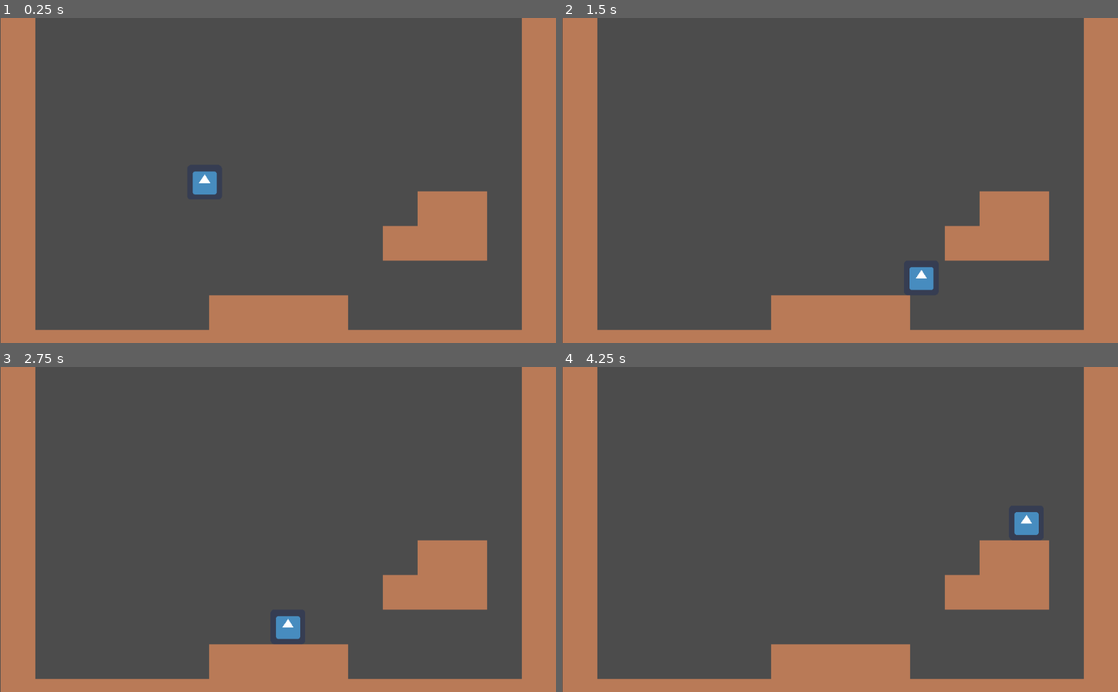
Above: before the commit, frames 1-4 (two rows, left to right).
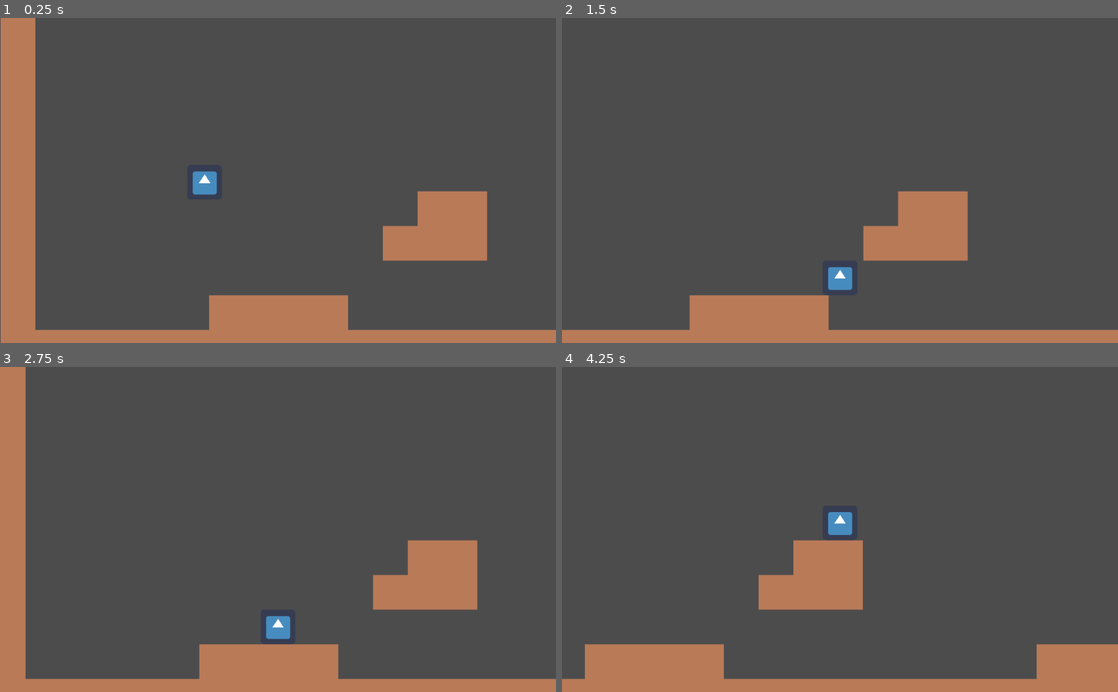
Above: after the commit, the same moments.

Repository: albfor/IT-Projekt
Game: Godot game, scene res://src/Level.tscn
Same seed, same stepped clock (60 frames per second), same inputs: the game is played once before the commit and once after it. The project has no main scene, so this scene is started directly. The engine's default icon, where the game draws it, is replaced by a stand-in: a white triangle on a blue panel in a dark square.
Inputs:
- Up to frame 1 (0.25 s): no input
- Up to frame 2 (1.5 s): hold Right (move_right) from 0.53 s (still down); tap W (jump) at 0.77 s
- Up to frame 3 (2.75 s): tap W (jump) at 1.52 s; release Right (move_right) at 2.03 s; hold Left (move_left) from 2.03 s (still down)
- Up to frame 4 (4.25 s): release Left (move_left) at 2.78 s; hold Right (move_right) from 2.78 s (still down); tap W (jump) at 3.02, 3.77 s

The runs differ from the first frame. In frame 1, 5.9% of the frame differs, in the area x 93-100%, y 0-96%; in frame 2, 22%; in frame 3, 9.1%; in frame 4, 24%, in the area x 0-100%, y 0-100%.

Commit message:
Kamera följer spelare

Diff:
--- a/src/Level.tscn
+++ b/src/Level.tscn
@@ -44,7 +44,7 @@
 position = Vector2( 1, 0 )
 tile_set = SubResource( 3 )
 format = 1
-tile_data = PoolIntArray( 0, 0, 0, 15, 0, 0, 65536, 0, 0, 65551, 0, 0, 131072, 0, 0, 131087, 0, 0, 196608, 0, 0, 196623, 0, 0, 262144, 0, 0, 262159, 0, 0, 327680, 0, 0, 327692, 0, 0, 327693, 0, 0, 327695, 0, 0, 393216, 0, 0, 393227, 0, 0, 393228, 0, 0, 393229, 0, 0, 393231, 0, 0, 458752, 0, 0, 458767, 0, 0, 524288, 0, 0, 524294, 0, 0, 524295, 0, 0, 524296, 0, 0, 524297, 0, 0, 524303, 0, 0, 589824, 0, 0, 589825, 0, 0, 589826, 0, 0, 589827, 0, 0, 589828, 0, 0, 589829, 0, 0, 589830, 0, 0, 589831, 0, 0, 589832, 0, 0, 589833, 0, 0, 589834, 0, 0, 589835, 0, 0, 589836, 0, 0, 589837, 0, 0, 589838, 0, 0, 589839, 0, 0 )
+tile_data = PoolIntArray( 0, 0, 0, 65536, 0, 0, 131072, 0, 0, 196608, 0, 0, 262144, 0, 0, 262172, 0, 0, 262173, 0, 0, 327680, 0, 0, 327692, 0, 0, 327693, 0, 0, 327706, 0, 0, 327707, 0, 0, 327708, 0, 0, 393216, 0, 0, 393227, 0, 0, 393228, 0, 0, 393229, 0, 0, 393240, 0, 0, 393241, 0, 0, 458752, 0, 0, 458775, 0, 0, 458776, 0, 0, 524288, 0, 0, 524294, 0, 0, 524295, 0, 0, 524296, 0, 0, 524297, 0, 0, 524307, 0, 0, 524308, 0, 0, 524309, 0, 0, 524310, 0, 0, 524311, 0, 0, 589824, 0, 0, 589825, 0, 0, 589826, 0, 0, 589827, 0, 0, 589828, 0, 0, 589829, 0, 0, 589830, 0, 0, 589831, 0, 0, 589832, 0, 0, 589833, 0, 0, 589834, 0, 0, 589835, 0, 0, 589836, 0, 0, 589837, 0, 0, 589838, 0, 0, 589839, 0, 0, 589840, 0, 0, 589841, 0, 0, 589842, 0, 0, 589843, 0, 0, 589844, 0, 0, 589845, 0, 0, 589846, 0, 0, 589847, 0, 0, 589848, 0, 0, 589849, 0, 0, 589850, 0, 0, 589851, 0, 0, 589852, 0, 0, 589853, 0, 0 )
 
 [node name="Player" parent="." instance=ExtResource( 2 )]
 position = Vector2( 376.824, 170.047 )
--- a/src/Player.tscn
+++ b/src/Player.tscn
@@ -19,3 +19,9 @@
 [node name="CollisionShape2D" type="CollisionShape2D" parent="."]
 position = Vector2( 0, 2.50344 )
 shape = SubResource( 1 )
+
+[node name="Camera2D" type="Camera2D" parent="."]
+current = true
+limit_left = 0
+limit_top = 0
+limit_bottom = 500
